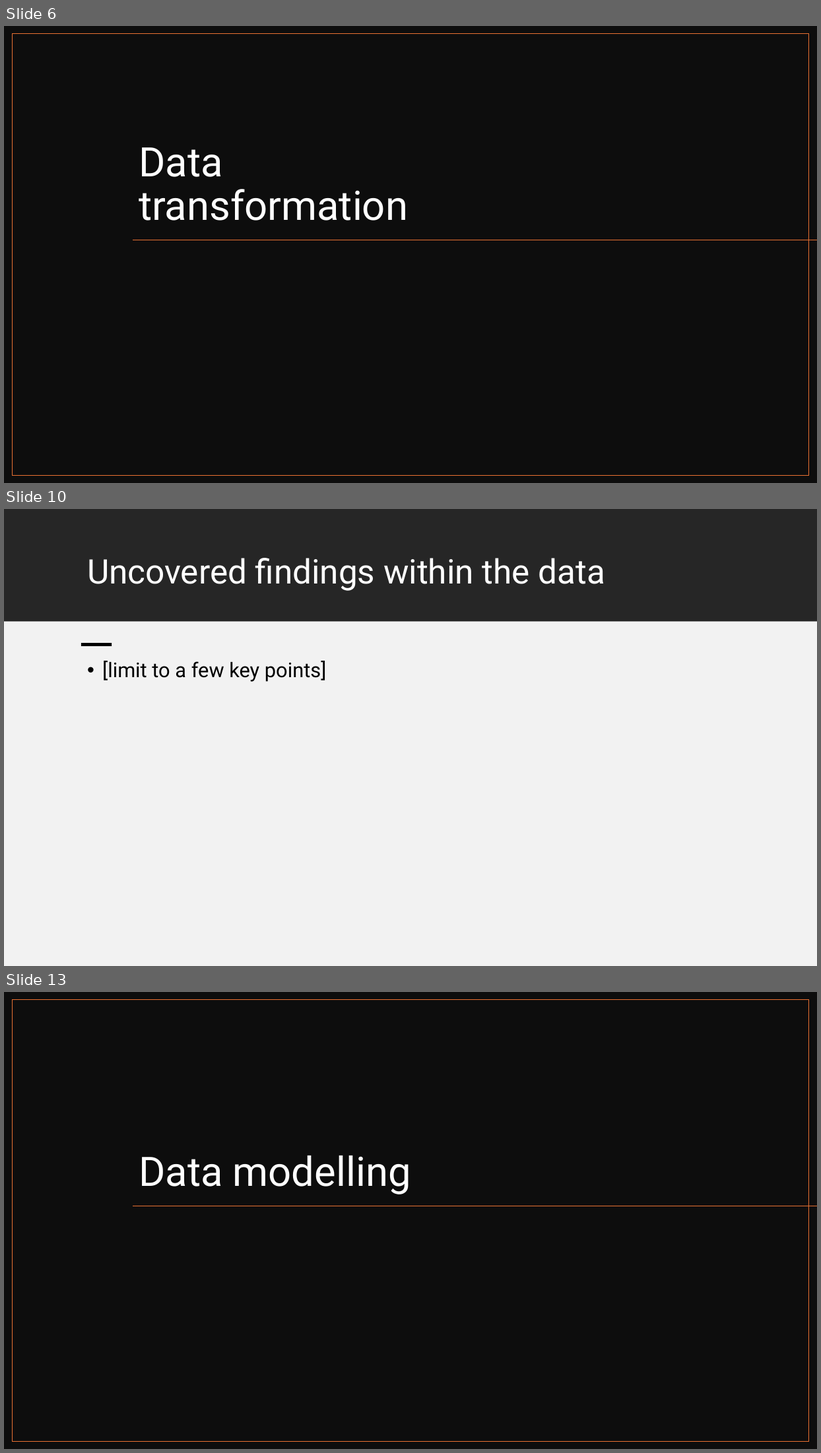
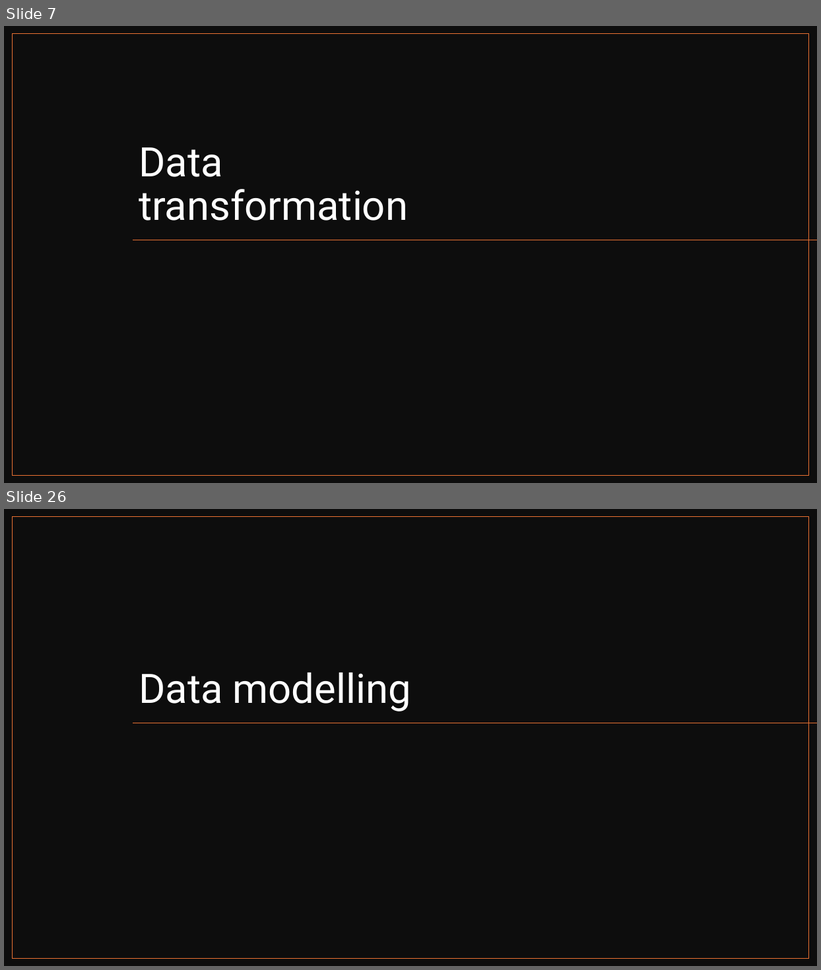
Before and after one commit to ProjectsKoryHasWorkedOn/2024_Grades_Dataset_R_Project, a slide deck: r_project_presentation.pptx. Shown one above the other, each under a label of ours: slides 6, 10 and 13 before the commit, slides 7 and 26 after it; the slides between them are not shown. The pictures are 821x1453 and 821x970 pixels, drawn with LibreOffice and Linux fonts; fonts in the diff are those of the drawing. Boxes give left, top, right and bottom in pixels: in the first picture for what was removed or moved away, otherwise in the second. Text is boxed around its words. In the diff, an @@ line names an element or a change of style, - is before the commit and + after.

```diff
--- a/r_project_presentation.pptx
+++ b/r_project_presentation.pptx
@@ slide 10 removed at [4, 509, 817, 966], background #FFFFFF @@
@@ rectangle removed at [4, 509, 817, 621] @@
@@ title removed at [87, 558, 605, 591] @@
-Uncovered findings within the data
@@ rectangle removed at [4, 622, 817, 966] @@
@@ rectangle removed at [81, 643, 112, 646] @@
@@ text removed at [102, 661, 326, 682] @@
-• [limit to a few key points]
@@ what was slide 6 is now slide 7 @@
@@ what was slide 13 is now slide 26 @@
```
Also in this commit, not shown: 4 slides changed, 26 slides added, 11 other slides removed, 11 other files.
